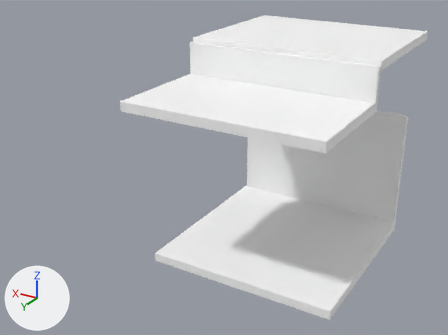
What one commit did to the glTF model src/objects/level4.glb.
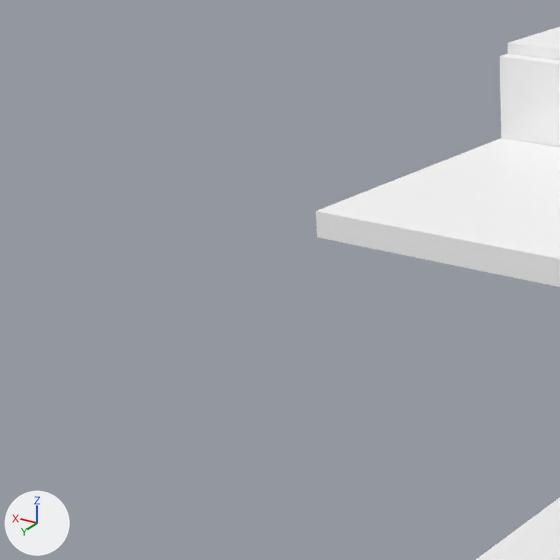
Old and new are each drawn whole from a 50 mm lens placed at (-27.4, 58.7, 36.6), pointed at (8.1, -0.4, 7.0) and again close up on the part from 0% to 48% of the width and 6% to 70% of the height. Arrows for +X, +Y and +Z are at lower left; the lights stay in place. Where no turn or scale is listed for an object, it has been applied to the vertices.
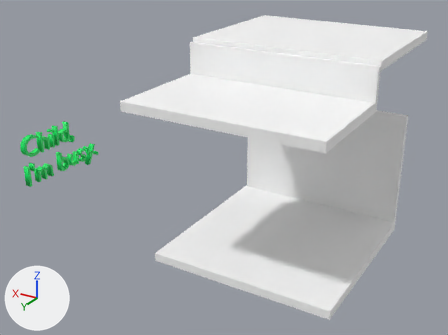
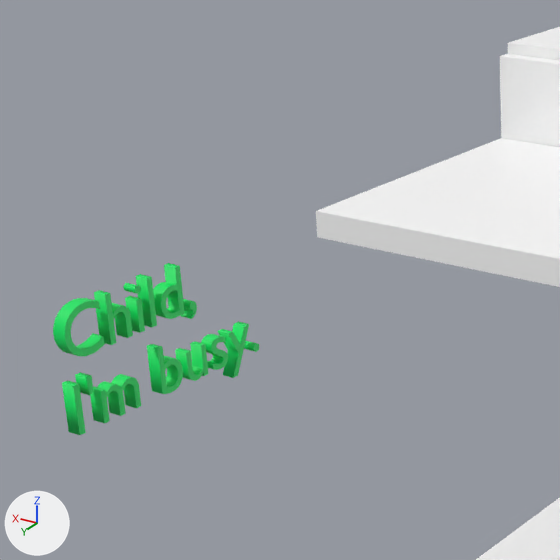
Commit message: added text to levels

Where the change shows, as pixel boxes [x1, y1, x2, y2] in the close-ups (560 x 560 px):
```json
{"object": "Text_X", "change": "added", "after": [53, 263, 259, 435], "on screen": "green"}
```

Scene script edits in JSON lines:
```json
{"op": "add", "block": "mat_material_001", "code": ["mat_material_001 = principled_material('Material.001')", "mat_material_001.base_color = (0.0, 0.8, 0.126)  # green #00e763"]}
{"op": "add", "block": "me_text", "code": ["me_text = bpy.data.meshes.new('Text')", "me_text.from_pydata(...)  # 1626 vertices, 3200 faces; spans x -0.4..0.4, y -0.79..12.93, z 9.19..16.87", "me_text.materials.append(mat_material_001)  # green #00e763"]}
{"op": "add", "block": "ob_text_x", "code": ["ob_text_x = bpy.data.objects.new('Text_X', me_text)", "ob_text_x.location = (34.1, -5.55, -8.69)"]}
```
